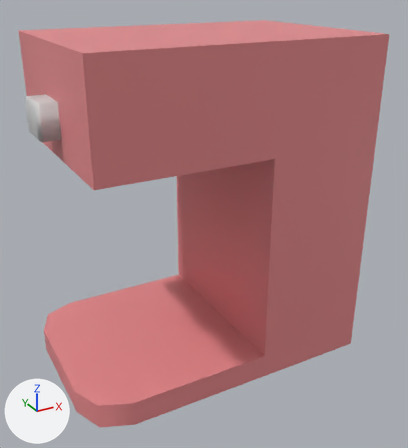
Renders of the FBX model my-lovely-cafe/ASSETS/3D/Props/Coffe Maker.fbx from each side of a commit.
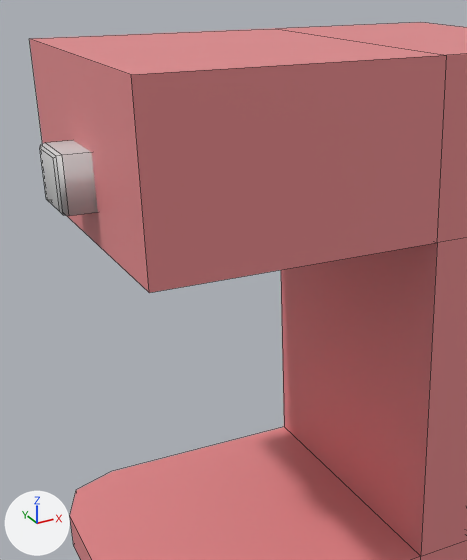
Each version appears first whole from a 50 mm lens placed at (-0.398, -0.704, 0.569), pointed at (-0.021, -0.019, 0.226), and next in a close-up on the part from 0% to 72% of the width and 1% to 80% of the height. Lighting does not change. The marker at lower left points along +X, +Y and +Z. The last two pictures show the newer version. The close-ups show mesh edges as thin lines. Where no turn or scale is listed for an object, it has been applied to the vertices.
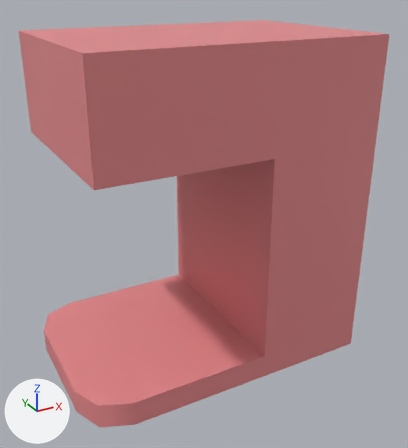
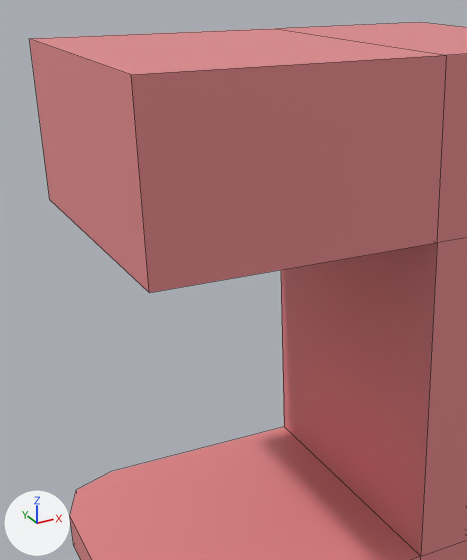
The edits, one by one:
me_cube_006 is used by ob_cube_005; location (0.0, 0.0, 0.0).
me_cube_006 had 148 vertices, 128 faces and spanned x -0.256..0.185, y -0.143..0.143, z -0.003..0.499.
me_cube_006 now has 132 vertices, 115 faces and spans x -0.256..0.185, y -0.143..0.143, z -0.003..0.499.
me_cube_006 part 1: the loose piece of 16 vertices spanning x -0.253..-0.208, y -0.028..0.026, z 0.385..0.431 is deleted.

Where the change shows, as pixel boxes [x1, y1, x2, y2] in the close-ups (467 x 560 px):
part 1 of me_cube_006, deleted: before [40, 140, 98, 216]
